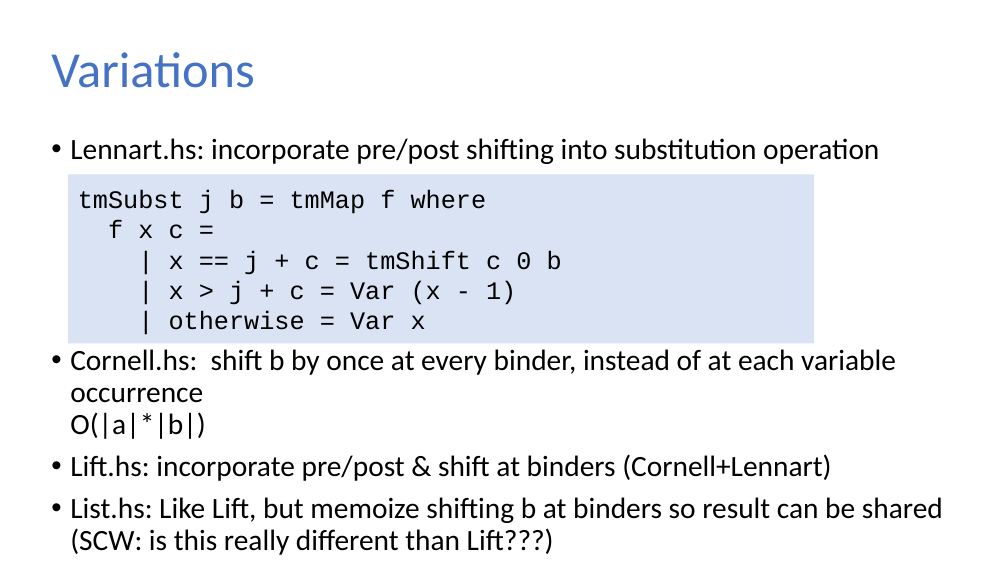
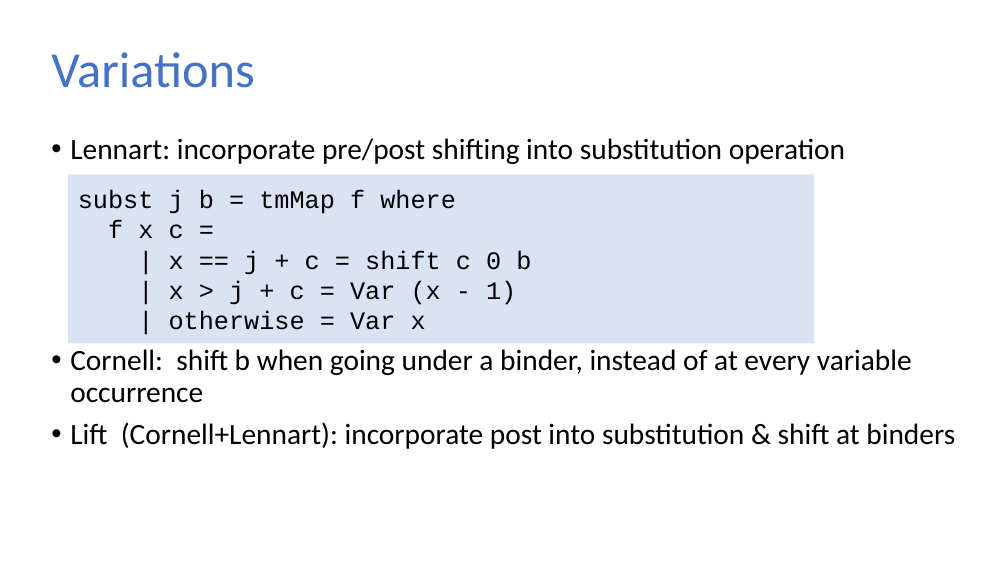
Before and after one commit to sweirich/lambda-n-ways, a slide deck: slide 14 of plclub-2021.pptx (slide 13 before the commit). Drawn at 1008x567 pixels with LibreOffice and Linux fonts; fonts in the diff are those of the drawing. Boxes give left, top, right and bottom in pixels: in the first picture for what was removed or moved away, otherwise in the second. Text is boxed around its words. In the diff, an @@ line names an element or a change of style, - is before the commit and + after.

```diff
--- a/plclub-2021.pptx
+++ b/plclub-2021.pptx
@@ text at <box>70,138,955,449</box>: text changed @@
-• Lennart.hs: incorporate pre/post shifting into substitution operation
-• Cornell.hs: shift b by once at every binder, instead of at each variable occurrence
-  O(|a|*|b|)
-• Lift.hs: incorporate pre/post & shift at binders (Cornell+Lennart)
-• List.hs: Like Lift, but memoize shifting b at binders so result can be shared (SCW: is this really different than Lift???)
+• Lennart: incorporate pre/post shifting into substitution operation
+• Cornell: shift b when going under a binder, instead of at every variable occurrence
+• Lift (Cornell+Lennart): incorporate post into substitution & shift at binders
@@ text in rectangle at <box>78,190,456,214</box>: text changed @@
-tmSubst j b = tmMap f where
+subst j b = tmMap f where
@@ text in rectangle at <box>169,250,531,275</box>: text changed @@
-| x == j + c = tmShift c 0 b
+| x == j + c = shift c 0 b
```
Also in this commit, not shown: 14 other slides changed, 6 slides added, 1 slide removed, 1 other file.
